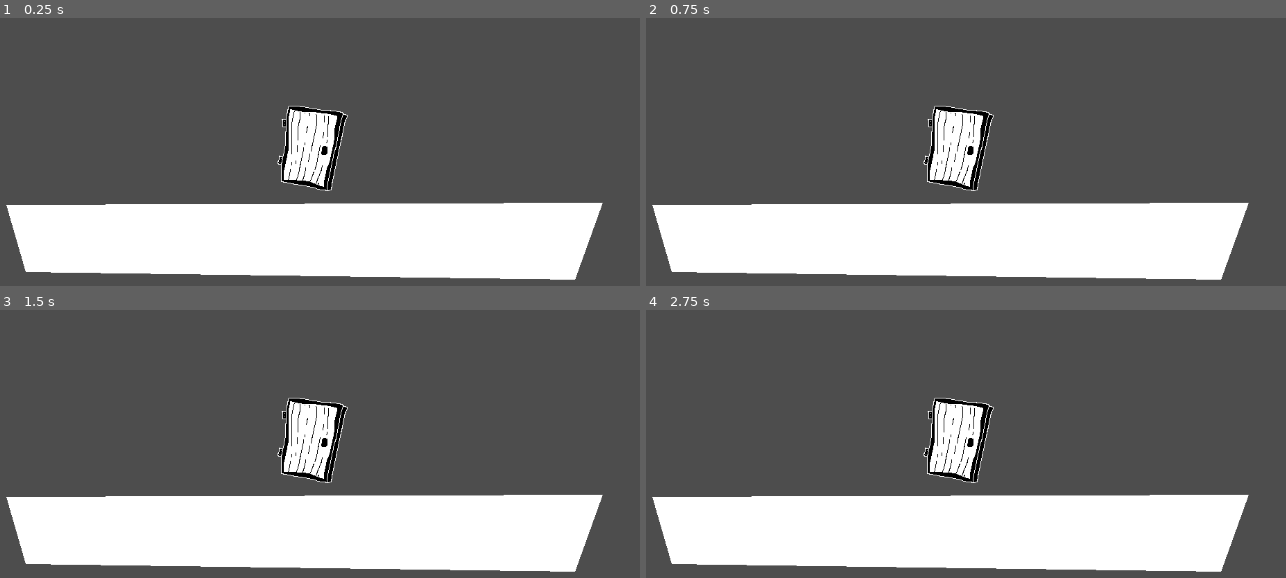
Above: before the commit, frames 1-4 (two rows, left to right).
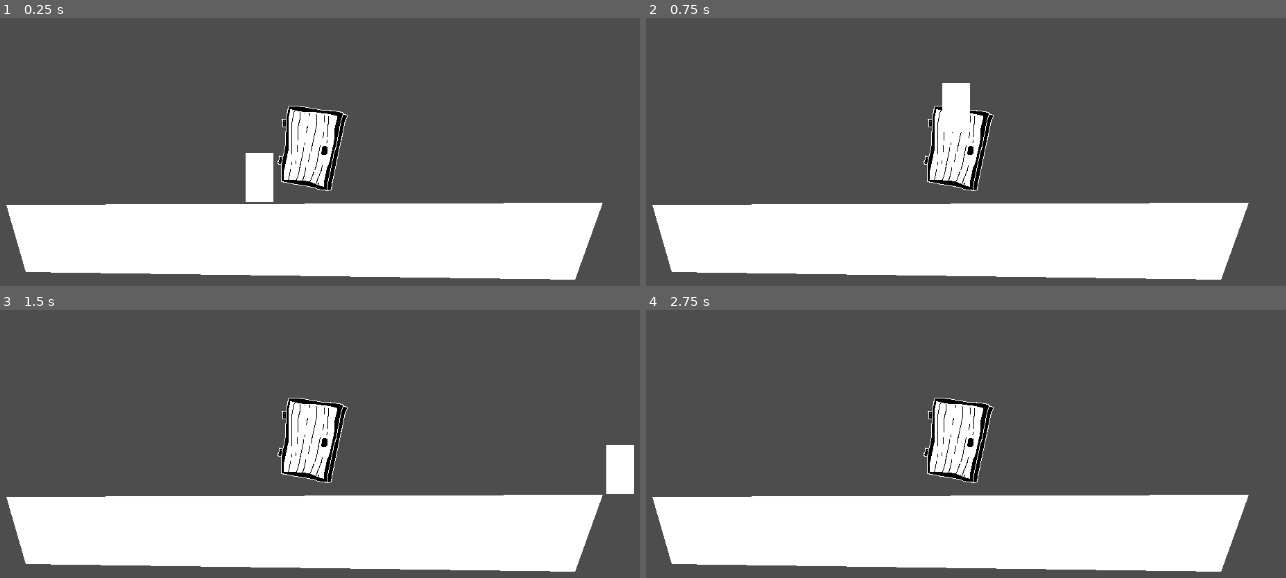
Above: after the commit, the same moments.

Repository: tewly27/Doorgeon
Game: Godot game, scene res://main.tscn
Two runs of this game, one before a commit and one after it. Both use one fixed random seed, a clock stepped at 60 frames per second and the inputs below.
Inputs:
- Up to frame 1 (0.25 s): no input
- Up to frame 2 (0.75 s): tap Enter at 0.5 s; hold D (move_right, bound only after the commit) from 0.53 s (still down); hold Space (jump, bound only after the commit) from 0.53 s (still down)
- Up to frame 3 (1.5 s): keep holding D (move_right, bound only after the commit); release Space (jump, bound only after the commit) at 1.28 s; tap Space (jump, bound only after the commit) at 1.35 s
- Up to frame 4 (2.75 s): tap Space (jump, bound only after the commit) at 1.52, 1.82, 2 s; release D (move_right, bound only after the commit) at 2.03 s; hold A (move_left, bound only after the commit) from 2.03 s (still down); hold Space (jump, bound only after the commit) from 2.03 s (still down)

The runs differ from the first frame. In frame 1, 0.8% of the frame differs, in the area x 38-43%, y 50-69%; in frame 2, 0.5%; in frame 3, 0.8%; in frame 4, nothing differs.

Commit message:
character controller

Diff:
--- a/main.tscn
+++ b/main.tscn
@@ -1,6 +1,10 @@
-[gd_scene load_steps=2 format=3 uid="uid://bnclhe841j5pd"]
+[gd_scene load_steps=4 format=3 uid="uid://bnclhe841j5pd"]
 
 [ext_resource type="Texture2D" uid="uid://cwalq6kn21ebe" path="res://door1.png" id="1_51ka1"]
+[ext_resource type="PackedScene" uid="uid://3dde03ktiua5" path="res://scenes/player/player.tscn" id="2_x27av"]
+
+[sub_resource type="RectangleShape2D" id="RectangleShape2D_xg1kk"]
+size = Vector2(866, 107)
 
 [node name="Node2D" type="Node2D"]
 
@@ -15,3 +19,16 @@
 
 [node name="Polygon2D" type="Polygon2D" parent="."]
 polygon = PackedVector2Array(-365, 77, 495, 74, 455, 185, -337, 174)
+
+[node name="StaticBody2D" type="StaticBody2D" parent="Polygon2D"]
+
+[node name="CollisionShape2D" type="CollisionShape2D" parent="Polygon2D/StaticBody2D"]
+position = Vector2(63, 126.5)
+shape = SubResource("RectangleShape2D_xg1kk")
+
+[node name="player" parent="." instance=ExtResource("2_x27av")]
+position = Vector2(0, 70)
+acceleration_time = 0.15
+speed = 600.0
+jump_velocity = -100.0
+gravity = 2400.0
--- a/project.godot
+++ b/project.godot
@@ -14,3 +14,32 @@
 run/main_scene="res://main.tscn"
 config/features=PackedStringArray("4.2", "Forward Plus")
 config/icon="res://icon.svg"
+
+[file_customization]
+
+folder_colors={
+"res://scenes/": "green",
+"res://scripts/": "orange"
+}
+
+[input]
+
+move_right={
+"deadzone": 0.5,
+"events": [Object(InputEventKey,"resource_local_to_scene":false,"resource_name":"","device":-1,"window_id":0,"alt_pressed":false,"shift_pressed":false,"ctrl_pressed":false,"meta_pressed":false,"pressed":false,"keycode":0,"physical_keycode":68,"key_label":0,"unicode":100,"echo":false,"script":null)
+, Object(InputEventKey,"resource_local_to_scene":false,"resource_name":"","device":-1,"window_id":0,"alt_pressed":false,"shift_pressed":false,"ctrl_pressed":false,"meta_pressed":false,"pressed":false,"keycode":0,"physical_keycode":4194321,"key_label":0,"unicode":0,"echo":false,"script":null)
+]
+}
+move_left={
+"deadzone": 0.5,
+"events": [Object(InputEventKey,"resource_local_to_scene":false,"resource_name":"","device":-1,"window_id":0,"alt_pressed":false,"shift_pressed":false,"ctrl_pressed":false,"meta_pressed":false,"pressed":false,"keycode":0,"physical_keycode":65,"key_label":0,"unicode":97,"echo":false,"script":null)
+, Object(InputEventKey,"resource_local_to_scene":false,"resource_name":"","device":-1,"window_id":0,"alt_pressed":false,"shift_pressed":false,"ctrl_pressed":false,"meta_pressed":false,"pressed":false,"keycode":0,"physical_keycode":4194319,"key_label":0,"unicode":0,"echo":false,"script":null)
+]
+}
+jump={
+"deadzone": 0.5,
+"events": [Object(InputEventKey,"resource_local_to_scene":false,"resource_name":"","device":-1,"window_id":0,"alt_pressed":false,"shift_pressed":false,"ctrl_pressed":false,"meta_pressed":false,"pressed":false,"keycode":0,"physical_keycode":32,"key_label":0,"unicode":32,"echo":false,"script":null)
+, Object(InputEventKey,"resource_local_to_scene":false,"resource_name":"","device":-1,"window_id":0,"alt_pressed":false,"shift_pressed":false,"ctrl_pressed":false,"meta_pressed":false,"pressed":false,"keycode":0,"physical_keycode":4194320,"key_label":0,"unicode":0,"echo":false,"script":null)
+, Object(InputEventKey,"resource_local_to_scene":false,"resource_name":"","device":-1,"window_id":0,"alt_pressed":false,"shift_pressed":false,"ctrl_pressed":false,"meta_pressed":false,"pressed":false,"keycode":0,"physical_keycode":87,"key_label":0,"unicode":119,"echo":false,"script":null)
+]
+}
--- /dev/null
+++ b/scenes/player/player.tscn
@@ -0,0 +1,26 @@
+[gd_scene load_steps=3 format=3 uid="uid://3dde03ktiua5"]
+
+[ext_resource type="Script" path="res://scripts/player/player.gd" id="1_v56ng"]
+
+[sub_resource type="RectangleShape2D" id="RectangleShape2D_j6t3t"]
+size = Vector2(40, 16)
+
+[node name="player" type="CharacterBody2D"]
+script = ExtResource("1_v56ng")
+
+[node name="visual" type="ColorRect" parent="."]
+offset_left = -20.0
+offset_top = -71.0
+offset_right = 20.0
+
+[node name="collision" type="CollisionShape2D" parent="."]
+position = Vector2(0, -8)
+shape = SubResource("RectangleShape2D_j6t3t")
+
+[node name="CoyoteTimer" type="Timer" parent="."]
+wait_time = 0.1
+one_shot = true
+
+[node name="JumpTimer" type="Timer" parent="."]
+wait_time = 0.15
+one_shot = true
--- /dev/null
+++ b/scripts/player/player.gd
@@ -0,0 +1,34 @@
+extends CharacterBody2D
+
+@export var acceleration_time: float
+@export var speed: float
+@export var jump_velocity: float
+@export var gravity: float
+
+var inJump = false
+
+func _physics_process(delta: float) -> void:
+	print(velocity.y)
+	# Add the gravity.
+	if not is_on_floor():
+		#if the timer isn't running and you just began to fall, start coyote timer
+		if $CoyoteTimer.time_left == 0 and (velocity.y < 100 and velocity.y > 0):
+			$CoyoteTimer.start()
+		velocity.y += gravity * delta
+
+	# either if you are on ground or in coyote time, jump on button press
+	if Input.is_action_just_pressed("jump") and (is_on_floor() or $CoyoteTimer.time_left != 0):
+		$JumpTimer.start()
+		velocity.y = jump_velocity
+		inJump = true
+	if is_on_floor() and inJump and velocity.y == 0:
+		inJump = false
+	if Input.is_action_pressed("jump") and inJump and $JumpTimer.time_left != 0:
+		velocity.y += jump_velocity
+
+	var direction := Input.get_axis("move_left", "move_right")
+	var tween = get_tree().create_tween()
+
+	tween.tween_property(self,"velocity:x",direction*speed,acceleration_time)
+
+	move_and_slide()
